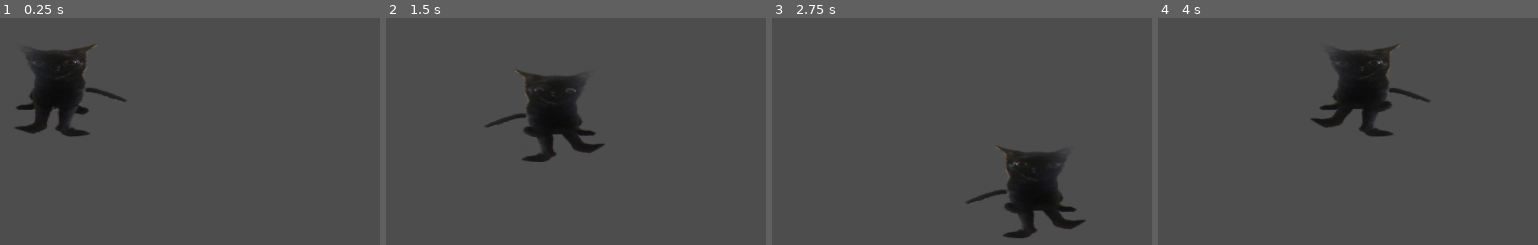
Above: before the commit, frames 1-4 (left to right).
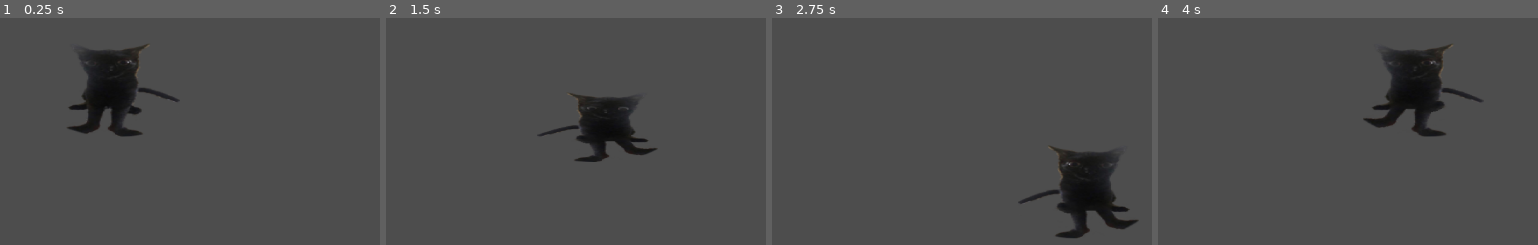
Above: after the commit, the same moments.

Repository: irscy/ButtholeOfficial
Game: Godot game, scene res://src/scene/Main.tscn
Two runs of this game, one before a commit and one after it. Both use one fixed random seed, a clock stepped at 60 frames per second and the inputs below.
Inputs:
- Up to frame 1 (0.25 s): no input
- Up to frame 2 (1.5 s): tap Enter at 0.5 s; hold D (Move Right) 0.53-1.28 s; hold S (Move Down) from 1.28 s (still down)
- Up to frame 3 (2.75 s): release S (Move Down) at 2.03 s; hold D (Move Right) from 2.03 s (still down)
- Up to frame 4 (4 s): release D (Move Right) at 2.78 s; hold W (Move Up) 2.78-3.53 s; hold A (Move Left) from 3.53 s (still down)

The runs differ from the first frame. In frame 1, 9.2% of the frame differs, in the area x 3-48%, y 11-53%; in frame 2, 7.9%; in frame 3, 9.0%; in frame 4, 9.0%.
Error before the commit: Invalid assignment of property or key 'playing' with value of type 'bool' on a base object of type 'AnimatedSprite2D'. (res://src/script/move_controller.gd:68)
Error after the commit: Invalid assignment of property or key 'playing' with value of type 'bool' on a base object of type 'AnimatedSprite2D'. (res://src/script/move_controller.gd:87)

Commit message:
Animation delay FIXED!
yay

Diff:
--- a/project.godot
+++ b/project.godot
@@ -23,6 +23,7 @@
 config/name="ButtholeOfficial"
 run/main_scene="res://src/scene/Main.tscn"
 config/features=PackedStringArray("4.0", "Vulkan Clustered")
+boot_splash/show_image=false
 config/icon="res://icon.png"
 
 [input]
--- a/src/scene/Main.tscn
+++ b/src/scene/Main.tscn
@@ -3,6 +3,5 @@
 [ext_resource type="PackedScene" uid="uid://d3mn3tcpb3csj" path="res://src/scene/jinx.tscn" id="1_d5ppw"]
 
 [node name="Main" type="Node2D"]
-position = Vector2(500, 0)
 
 [node name="Jinx" parent="." instance=ExtResource( "1_d5ppw" )]
--- a/src/scene/jinx.tscn
+++ b/src/scene/jinx.tscn
@@ -15,10 +15,6 @@
 atlas = ExtResource( "2_qy5e4" )
 region = Rect2(290, 0, 290, 384)
 
-[sub_resource type="AtlasTexture" id="AtlasTexture_ynfi0"]
-atlas = ExtResource( "3_hl7o6" )
-region = Rect2(0, 0, 290, 384)
-
 [sub_resource type="AtlasTexture" id="AtlasTexture_lre8u"]
 atlas = ExtResource( "4_jvj3d" )
 region = Rect2(0, 0, 290, 384)
@@ -35,6 +31,10 @@
 atlas = ExtResource( "4_5plp0" )
 region = Rect2(290, 0, 290, 384)
 
+[sub_resource type="AtlasTexture" id="AtlasTexture_ynfi0"]
+atlas = ExtResource( "3_hl7o6" )
+region = Rect2(0, 0, 290, 384)
+
 [sub_resource type="SpriteFrames" id="SpriteFrames_p4ku7"]
 animations = [{
 "frames": [],
@@ -47,11 +47,6 @@
 "name": &"horizSpr",
 "speed": 5.0
 }, {
-"frames": [SubResource( "AtlasTexture_ynfi0" )],
-"loop": true,
-"name": &"idleSpr",
-"speed": 5.0
-}, {
 "frames": [SubResource( "AtlasTexture_lre8u" ), SubResource( "AtlasTexture_yy754" )],
 "loop": true,
 "name": &"upSpr",
@@ -60,6 +55,11 @@
 "frames": [SubResource( "AtlasTexture_wjo7w" ), SubResource( "AtlasTexture_ccgrp" )],
 "loop": true,
 "name": &"downSpr",
+"speed": 5.0
+}, {
+"frames": [SubResource( "AtlasTexture_ynfi0" )],
+"loop": true,
+"name": &"idleSpr",
 "speed": 5.0
 }]
 
@@ -71,7 +71,7 @@
 idle_spr = "idleSpr"
 
 [node name="Sprite" type="AnimatedSprite2D" parent="."]
-scale = Vector2(0.6, 0.255467)
+scale = Vector2(0.6, 0.25)
 frames = SubResource( "SpriteFrames_p4ku7" )
 animation = &"idleSpr"
 speed_scale = 0.5
--- a/src/scene/player/FlipAnim.tscn
+++ b/src/scene/player/FlipAnim.tscn
@@ -1,4 +1,19 @@
 [gd_scene load_steps=5 format=3 uid="uid://bei0sdylmljly"]
+
+[sub_resource type="Animation" id="Animation_enfhk"]
+resource_name = "Down"
+tracks/0/type = "value"
+tracks/0/imported = false
+tracks/0/enabled = true
+tracks/0/path = NodePath(".:scale")
+tracks/0/interp = 1
+tracks/0/loop_wrap = true
+tracks/0/keys = {
+"times": PackedFloat32Array(0, 0.3),
+"transitions": PackedFloat32Array(0.378, 1),
+"update": 0,
+"values": [Vector2(0.6, 0.35), Vector2(0.6, 0.25)]
+}
 
 [sub_resource type="Animation" id="Animation_xc5k0"]
 resource_name = "Horiz"
@@ -30,21 +45,6 @@
 "values": [Vector2(0.6, 0.35), Vector2(0.6, 0.45)]
 }
 
-[sub_resource type="Animation" id="Animation_enfhk"]
-resource_name = "Down"
-tracks/0/type = "value"
-tracks/0/imported = false
-tracks/0/enabled = true
-tracks/0/path = NodePath(".:scale")
-tracks/0/interp = 1
-tracks/0/loop_wrap = true
-tracks/0/keys = {
-"times": PackedFloat32Array(0, 0.3),
-"transitions": PackedFloat32Array(0.378, 1),
-"update": 0,
-"values": [Vector2(0.6, 0.35), Vector2(0.6, 0.25)]
-}
-
 [sub_resource type="AnimationLibrary" id="AnimationLibrary_eewoo"]
 _data = {
 "Down": SubResource( "Animation_enfhk" ),
--- a/src/script/move_controller.gd
+++ b/src/script/move_controller.gd
@@ -3,11 +3,13 @@
 class_name move_controller
 
 var defined_sprite : AnimatedSprite2D
+
 var flip_anim : AnimationPlayer
 
 var x_speed : Vector2 = Vector2(200, 0)
 var y_speed : Vector2 = Vector2(0, 200)
 
+var moving : bool
 var left : bool
 var right : bool
 var up : bool
@@ -15,7 +17,7 @@
 var horiz : bool
 var vertic : bool
 var can_play_horiz_anim : bool
-var can_play_vertic_anim : bool
+var can_play_up_anim : bool
 var can_play_down_anim : bool
 
 @export var horiz_spr : String
@@ -27,6 +29,7 @@
 	set_variable_values()
 	fix_transform()
 	set_indexed("position:y", get_viewport_rect().size.y * 0.5 + 75)
+	set_indexed("position:x", get_viewport_rect().size.x * 0.5)
 
 func _physics_process(delta) -> void:
 	enable_move_controls(delta)
@@ -34,6 +37,9 @@
 func set_variable_values() -> void:
 	defined_sprite = get_node("Sprite")
 	flip_anim = get_node("Sprite/FlipAnim")
+	can_play_horiz_anim = true
+	can_play_up_anim = true
+	can_play_down_anim = true
 
 func fix_transform() -> void:
 	defined_sprite.scale = Vector2(0.6, 0.35)
@@ -44,63 +50,95 @@
 	# if left key is held down (make sure moving vertically and right is false)
 	if Input.is_action_pressed("Move Left") && !right && !vertic:
 		global_position -= x_speed * delta
-		scale = Vector2(1, 1)
 		left = true
 		horiz = true
+		moving = true
+		scale = Vector2(1, 1)
+		if can_play_horiz_anim:
+			flip_anim.stop(true)
+			flip_anim.play("Horiz")
+		can_play_horiz_anim = false
 		defined_sprite.animation = horiz_spr
 		defined_sprite.playing = true
 
 	# if left key is released
 	if Input.is_action_just_released("Move Left"):
+		can_play_horiz_anim = true
+		moving = false
 		left = false
 		horiz = false
-		defined_sprite.animation = idle_spr
-		defined_sprite.playing = false
+		if !moving:
+			defined_sprite.animation = idle_spr
+			defined_sprite.playing = false
 
 
 	# if right key is held down (make sure moving vertically and left is false)
-	if Input.is_action_pressed("Move Right") && !left && !vertic:
+	elif Input.is_action_pressed("Move Right") && !left && !vertic:
 		global_position += x_speed * delta
-		scale = Vector2(-1, 1)
+		moving = true
 		right = true
 		horiz = true
+		scale = Vector2(-1, 1)
+		if can_play_horiz_anim:
+			flip_anim.stop(true)
+			flip_anim.play("Horiz")
+		can_play_horiz_anim = false
 		defined_sprite.animation = horiz_spr
 		defined_sprite.playing = true
 
 	# if right key is released
 	if Input.is_action_just_released("Move Right"):
+		can_play_horiz_anim = true
+		moving = false
 		right = false
 		horiz = false
-		defined_sprite.animation = idle_spr
-		defined_sprite.playing = false
+		if !moving:
+			defined_sprite.animation = idle_spr
+			defined_sprite.playing = false
 
 
 	# if up key is held down (make sure moving down is false)
-	if Input.is_action_pressed("Move Up") && !down && !horiz:
+	elif Input.is_action_pressed("Move Up") && !down && !horiz:
 		global_position -= y_speed * delta
+		moving = true
 		up = true
 		vertic = true
+		if can_play_up_anim:
+			flip_anim.stop(true)
+			flip_anim.play("Up")
+		can_play_up_anim = false
 		defined_sprite.animation = up_spr
 		defined_sprite.playing = true
 
 	# if up key is released
 	if Input.is_action_just_released("Move Up"):
+		can_play_up_anim = true
+		moving = false
 		up = false
 		vertic = false
-		defined_sprite.animation = idle_spr
-		defined_sprite.playing = false
+		if !moving:
+			defined_sprite.animation = idle_spr
+			defined_sprite.playing = false
 
 
-	# if down key is held down (make sure moving up is false)
-	if Input.is_action_pressed("Move Down") && !up && !horiz:
+		# if down key is held down (make sure moving up is false)
+	elif Input.is_action_pressed("Move Down") && !up && !horiz:
 		global_position += y_speed * delta
+		moving = true
 		down = true
 		vertic = true
+		if can_play_down_anim:
+			flip_anim.stop(true)
+			flip_anim.play("Down")
+		can_play_down_anim = false
 		defined_sprite.animation = down_spr
 		defined_sprite.playing =  true
 
 	if Input.is_action_just_released("Move Down"):
+		can_play_down_anim = true
+		moving = false
 		down = false
 		vertic = false
-		defined_sprite.animation = idle_spr
-		defined_sprite.playing = false
+		if !moving:
+			defined_sprite.animation = idle_spr
+			defined_sprite.playing = false
